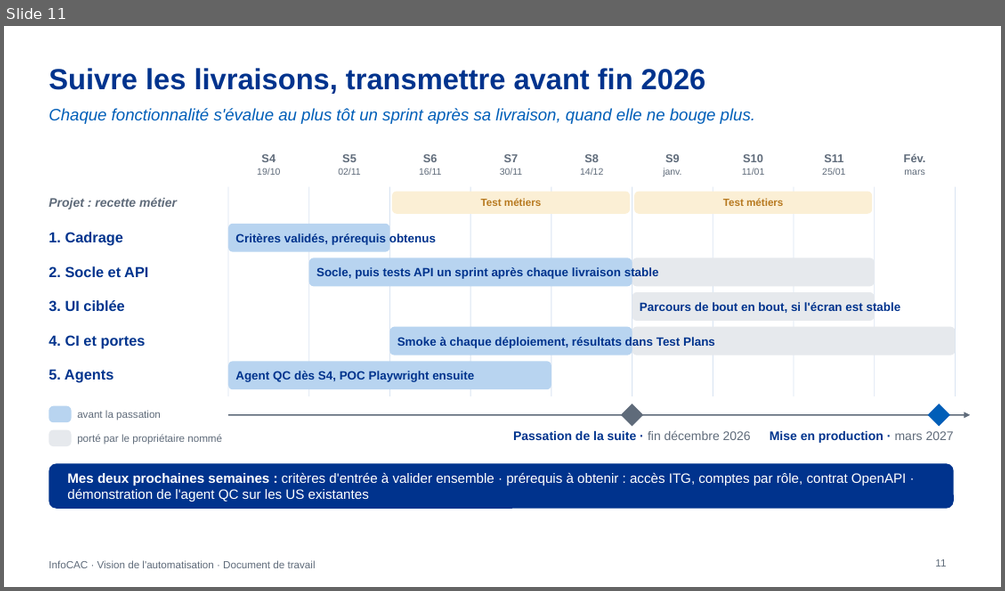
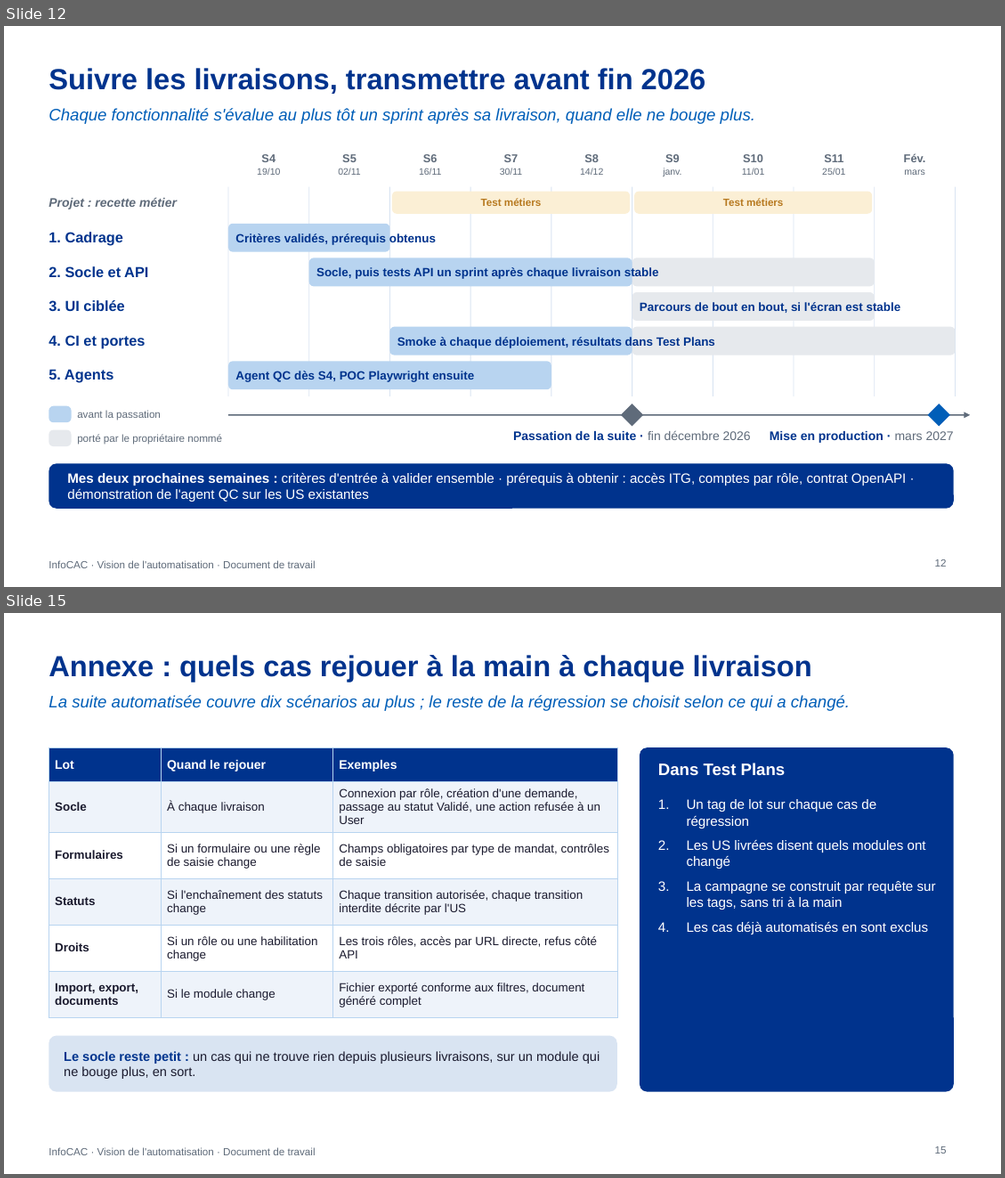
Before and after one commit to DauraRady/Travaux-QA, a slide deck: doc/InfoCAC-vision-automatisation-IA.pptx. Shown one above the other, each under a label of ours: slide 11 before the commit, slides 12 and 15 after it; the slides between them are not shown. The pictures are 1005x591 and 1005x1178 pixels, drawn with LibreOffice and Linux fonts; fonts in the diff are those of the drawing. Boxes give left, top, right and bottom in pixels: in the first picture for what was removed or moved away, otherwise in the second. Text is boxed around its words. In the diff, an @@ line names an element or a change of style, - is before the commit and + after.

```diff
--- a/doc/InfoCAC-vision-automatisation-IA.pptx
+++ b/doc/InfoCAC-vision-automatisation-IA.pptx
@@ slide 15 added at box(4, 613, 1001, 1174), background #FFFFFF; not listed: 1 template element that a slide beside it also shows @@
@@ title added at box(48, 655, 812, 682), 28 pt, text #00338D, bold @@
+Annexe : quels cas rejouer à la main à chaque livraison
@@ text added at box(48, 695, 850, 711), 16 pt, text #005EB8, italic @@
+La suite automatisée couvre dix scénarios au plus ; le reste de la régression se choisit selon ce qui a changé.
@@ table added at box(48, 747, 617, 1011), 6 rows, 3 columns @@
+Lot | Quand le rejouer | Exemples
+Socle | À chaque livraison | Connexion par rôle, création d'une demande, passage au statut Validé, une action refusée à un User
+Formulaires | Si un formulaire ou une règle de saisie change | Champs obligatoires par type de mandat, contrôles de saisie
+Statuts | Si l'enchaînement des statuts change | Chaque transition autorisée, chaque transition interdite décrite par l'US
+Droits | Si un rôle ou une habilitation change | Les trois rôles, accès par URL directe, refus côté API
+Import, export, documents | Si le module change | Fichier exporté conforme aux filtres, document généré complet
@@ rounded rectangle added at box(639, 747, 954, 1092), fill #00338D @@
@@ text added at box(658, 763, 785, 775), 16 pt, text #FFFFFF, bold @@
+Dans Test Plans
@@ text added at box(687, 799, 936, 934), 13 pt, text #FFFFFF @@
+1. Un tag de lot sur chaque cas de régression
+2. Les US livrées disent quels modules ont changé
+3. La campagne se construit par requête sur les tags, sans tri à la main
+4. Les cas déjà automatisés en sont exclus
@@ rounded rectangle added at box(48, 1036, 617, 1092), fill #D9E4F2 @@
@@ text added at box(64, 1051, 599, 1078), 12.5 pt, text #1A1A2E @@
+Le socle reste petit : un cas qui ne trouve rien depuis plusieurs livraisons, sur un module qui ne bouge plus, en sort.
@@ page number added at box(935, 1146, 947, 1153), 10 pt, text #5F6B7A @@
+15
@@ what was slide 11 is now slide 12 @@
@@ page number at box(935, 559, 947, 566): text changed @@
-11
+12
```
Also in this commit, not shown: 2 slides changed, 3 other slides added, 11 other files.
